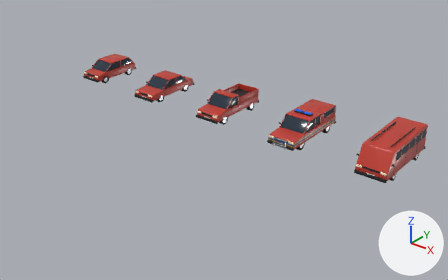
The glTF model assets/models/vehicles/vehicles.glb as it was, and as the next commit left it.
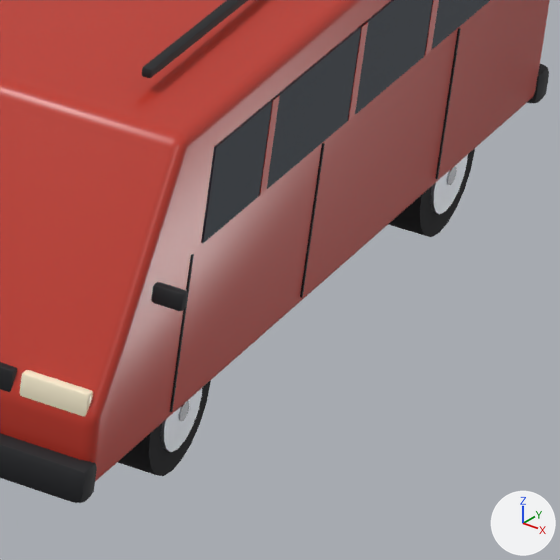
The first picture shows the older version from a camera (50 mm lens) standing at (36.4, -31.0, 17.1) and looking at (13.6, -2.5, -0.5). The close-ups show the older and then the newer version on the part from 85% to 95% of the width and 50% to 67% of the height of that picture. Only the edits that show in the close-ups are written down. Arrows for +X, +Y and +Z are at lower right; the lights stay in place. Vertices at exactly the same position are counted once.

The first close-up shows 'taxi'.
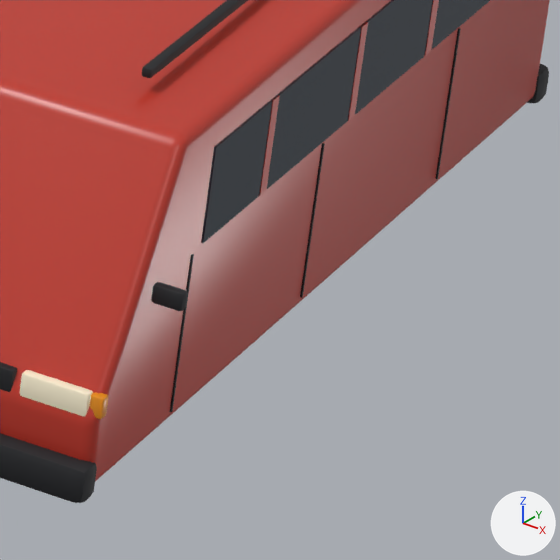
Pixel boxes [x1, y1, x2, y2] of what changed, in the close-ups (560 x 560 px):
part 1 of me_taxi, added: after [90, 392, 109, 419]
part 2 of me_taxi, deleted: before [118, 149, 475, 476]

Diff of the bpy script that builds the scene:
```diff
--- a/assets/models/vehicles/vehicles.glb.py
+++ b/assets/models/vehicles/vehicles.glb.py
@@ mat_indicator_r @@
+mat_indicator_r = principled_material('indicator_R')
+mat_indicator_r.base_color = (0.807, 0.279, 0.0116)  # orange #e8901c
+mat_indicator_r.roughness = 0.3
@@ mat_indicator_l @@
+mat_indicator_l = principled_material('indicator_L')
+mat_indicator_l.base_color = (0.807, 0.279, 0.0116)  # orange #e8901c
+mat_indicator_l.roughness = 0.3
@@ me_taxi @@
 # used by ob_taxi; location = (24.0, 0.0, 0.0)
-me_taxi.from_pydata(...)  # 1488 vertices, 2768 faces; spans x -1.13..1.13, y -2.7..2.7, z 0.0..2.09
+me_taxi.from_pydata(...)  # 1392 vertices, 2592 faces; spans x -1.13..1.13, y -2.7..2.7, z 0.31..2.09
+# me_taxi part 1: the loose piece of 56 vertices spanning x 0.56..0.9, y -2.62..-2.56, z 0.74..0.87 is copied, and the copy is scaled about its middle by (0.182, 1.1, 0.871), then moved by (0.2, 0.02, 0.0), in mat_indicator_l (orange #e8901c); it spans x 0.89..0.97, y -2.6..-2.54, z 0.75..0.86
+# me_taxi part 2: 12 loose pieces with 352 vertices, spanning x -0.94..0.94, y -1.88..1.88, z 0.0..0.66, are deleted
+# other edits to the shape of me_taxi do not show in these pictures
 me_taxi.materials.append(mat_paint)
 me_taxi.materials.append(mat_glass)
-me_taxi.materials.append(mat_tyre)  # black #18181b
-me_taxi.materials.append(mat_rim)  # light grey #b9bcc2
-me_taxi.materials.append(mat_chrome)  # light grey #d8dadf
 me_taxi.materials.append(mat_trim)
@@ me_taxi @@
 me_taxi.materials.append(mat_plate_rear)
+me_taxi.materials.append(mat_indicator_l)  # orange #e8901c
+me_taxi.materials.append(mat_indicator_r)  # orange #e8901c
```
